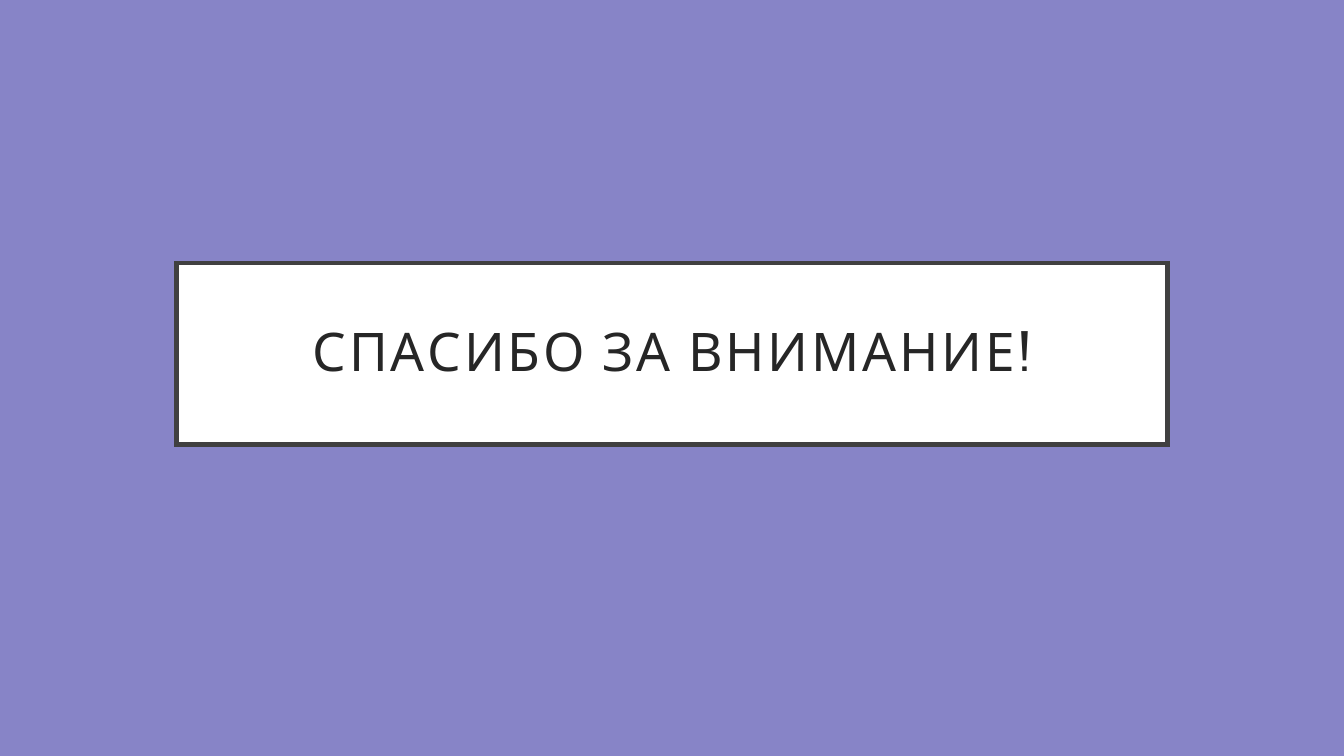
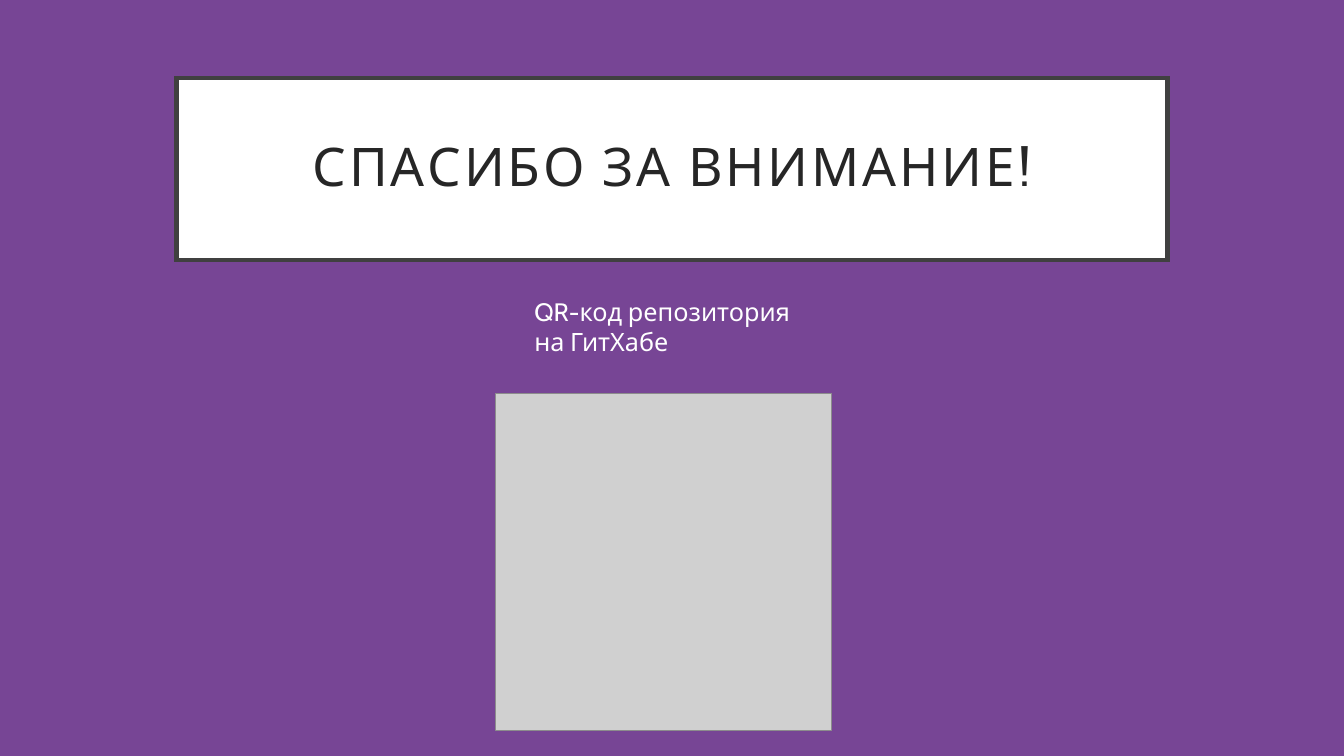
Before and after one commit to fl0k1337/qwe, a slide deck: slide 9 of Разработка мобильного приложения «ExpenseTracker».pptx. Drawn at 1344x756 pixels with LibreOffice and Linux fonts; fonts in the diff are those of the drawing; grey boxes stand for pictures. Boxes give left, top, right and bottom in pixels: in the first picture for what was removed or moved away, otherwise in the second. Text is boxed around its words. In the diff, an @@ line names an element or a change of style, - is before the commit and + after.

```diff
--- a/Разработка мобильного приложения «ExpenseTracker».pptx
+++ b/Разработка мобильного приложения «ExpenseTracker».pptx
@@ background #8784C7 to #774595 @@
@@ title "СПАСИБО ЗА ВНИМАНИЕ!": place and size @@
-title "СПАСИБО ЗА ВНИМАНИЕ!" at (176,263,1168,445)
+title "СПАСИБО ЗА ВНИМАНИЕ!" at (176,79,1168,260)
@@ text added at (534,303,790,352), 18 pt, text #FFFFFF @@
+QR-код репозитория на ГитХабе
@@ picture added at (495,393,832,730) @@
```
Also in this commit, not shown: 8 other slides changed.
